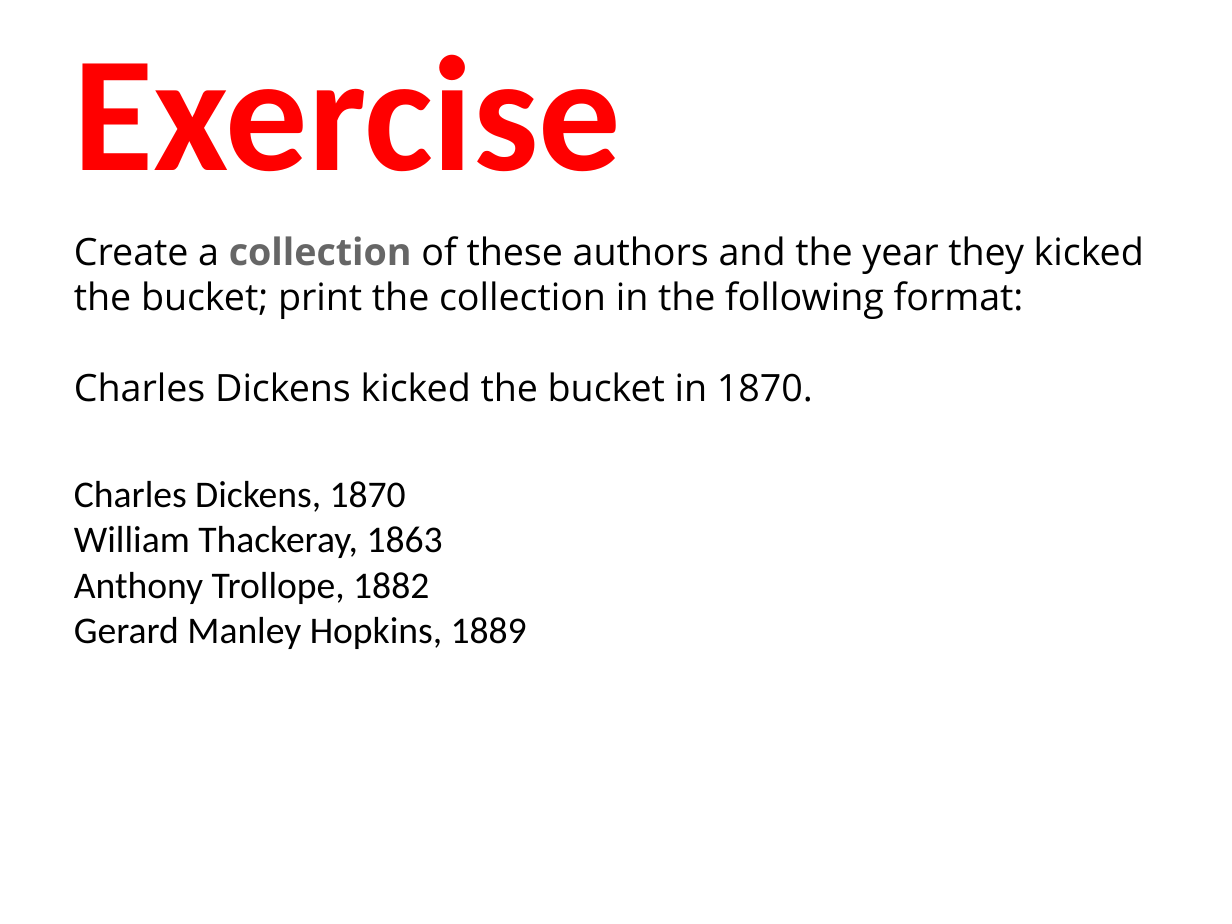
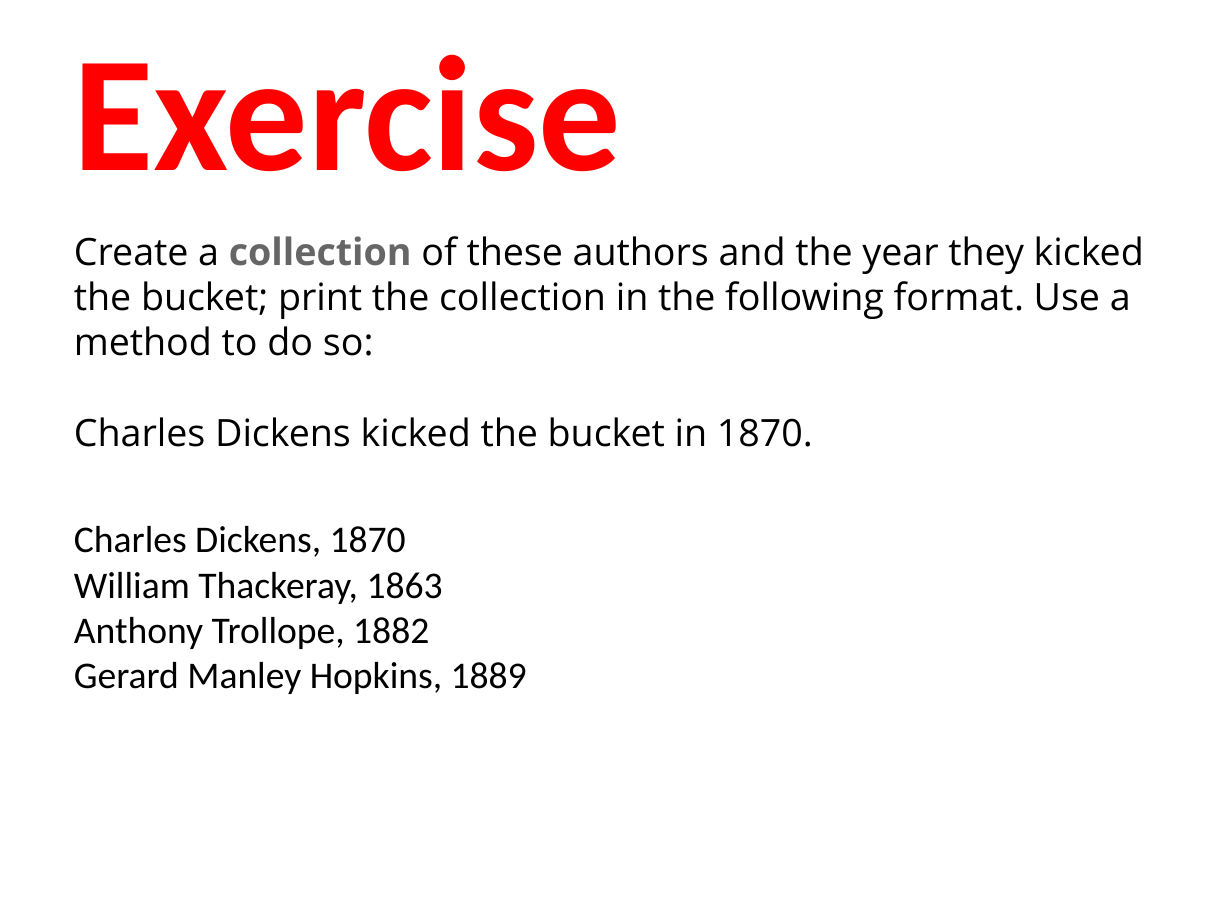
Before and after one commit to humanitiesprogramming/slides, a slide deck: slide 40 of 2018/python/Python Programming Concepts II.pptx (slide 32 before the commit). Drawn at 1232x924 pixels with LibreOffice and Linux fonts; fonts in the diff are those of the drawing. Boxes give left, top, right and bottom in pixels: in the first picture for what was removed or moved away, otherwise in the second. Text is boxed around its words. In the diff, an @@ line names an element or a change of style, - is before the commit and + after.

Commit message:
Update method work

```diff
--- a/2018/python/Python Programming Concepts II.pptx
+++ b/2018/python/Python Programming Concepts II.pptx
@@ text at [74,236,1144,356]: text changed @@
-Create a collection of these authors and the year they kicked the bucket; print the collection in the following format:
+Create a collection of these authors and the year they kicked the bucket; print the collection in the following format. Use a method to do so:
```
Also in this commit, not shown: 8 slides added, 1 other file.
